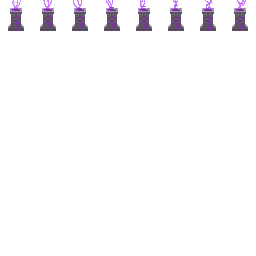
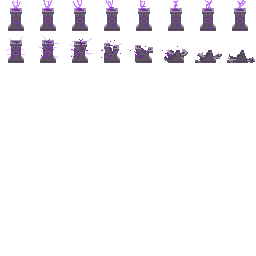
Comparing the layer stacks of the two 256×256 images. Changes:
painted on "Layer #2" over (13, 0, 246, 19)
added layer "Layer #3" above "Layer #4" over (41, 39, 121, 60)
added layer "Layer #4" (25%) above "Вставленный слой #3" over (6, 36, 215, 58)
added layer "Вставленный слой #3" above "Вставленный слой #2" over (227, 50, 255, 63)
added layer "Вставленный слой #2" above "Вставленный слой #1" over (195, 50, 222, 63)
added layer "Вставленный слой #1" above "Вставленный слой" over (162, 46, 188, 63)
added layer "Вставленный слой" above "Layer" over (8, 40, 153, 63)
